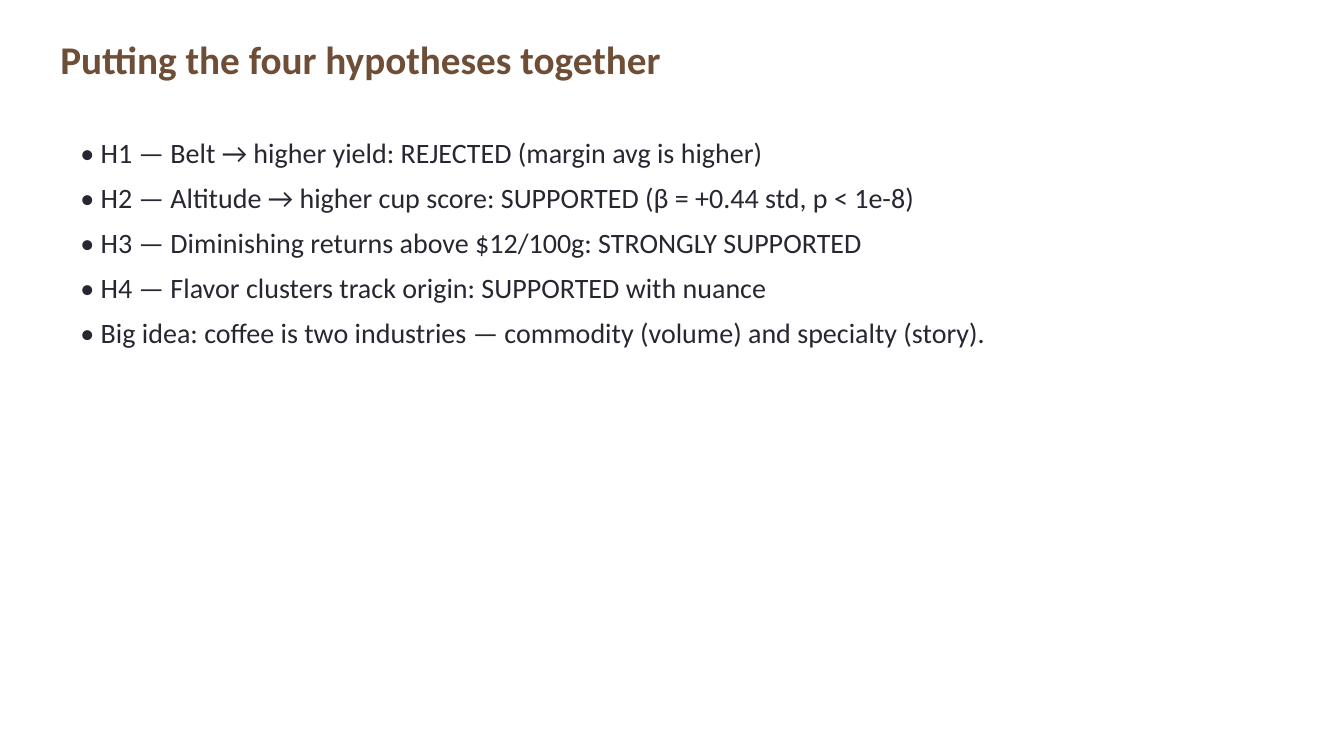
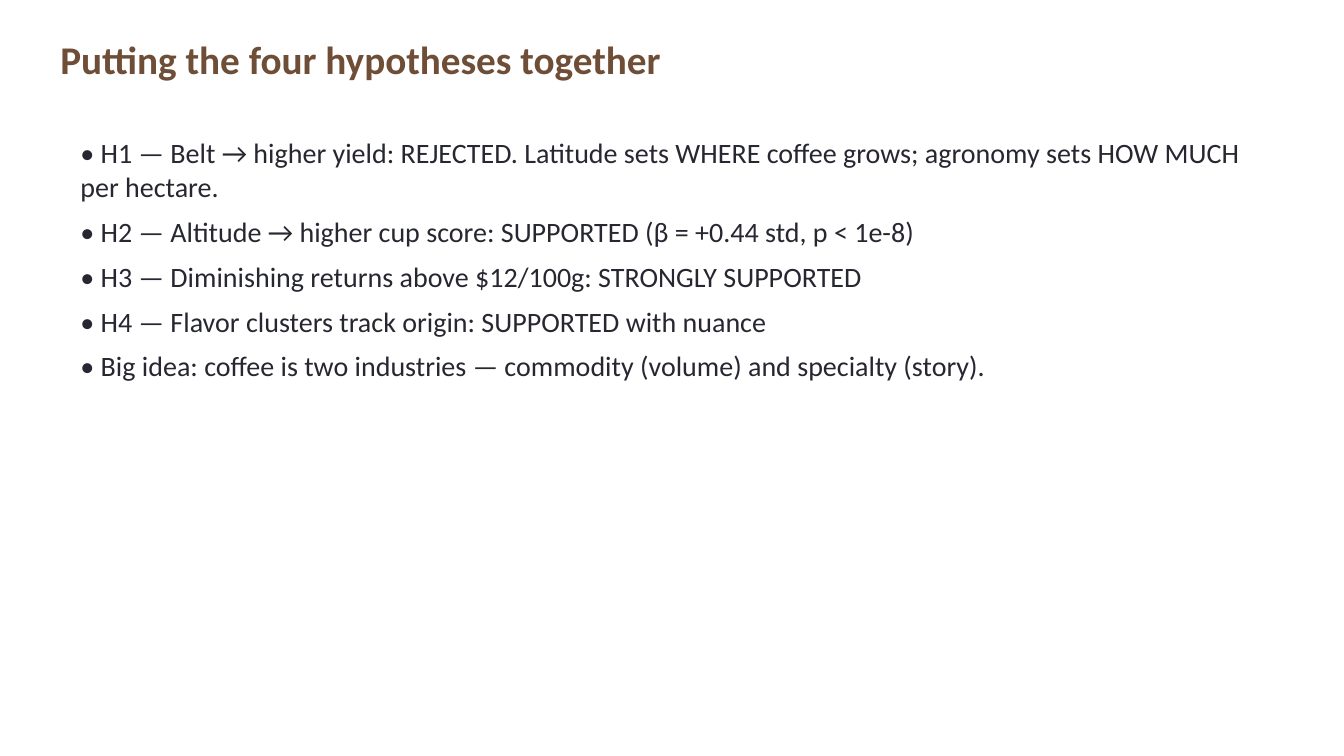
Before and after one commit to jsluo413/coffee-bean, a slide deck: slide 11 of docs/presentation.pptx. Drawn at 1344x756 pixels with LibreOffice and Linux fonts; fonts in the diff are those of the drawing. Boxes give left, top, right and bottom in pixels: in the first picture for what was removed or moved away, otherwise in the second. Text is boxed around its words. In the diff, an @@ line names an element or a change of style, - is before the commit and + after.

```diff
--- a/docs/presentation.pptx
+++ b/docs/presentation.pptx
@@ text at bbox=[80, 143, 1239, 202]: text changed @@
-• H1 — Belt → higher yield: REJECTED (margin avg is higher)
+• H1 — Belt → higher yield: REJECTED. Latitude sets WHERE coffee grows; agronomy sets HOW MUCH per hectare.
```
Also in this commit, not shown: 7 other slides changed, 1 slide added, 1 slide removed, 6 other files.
